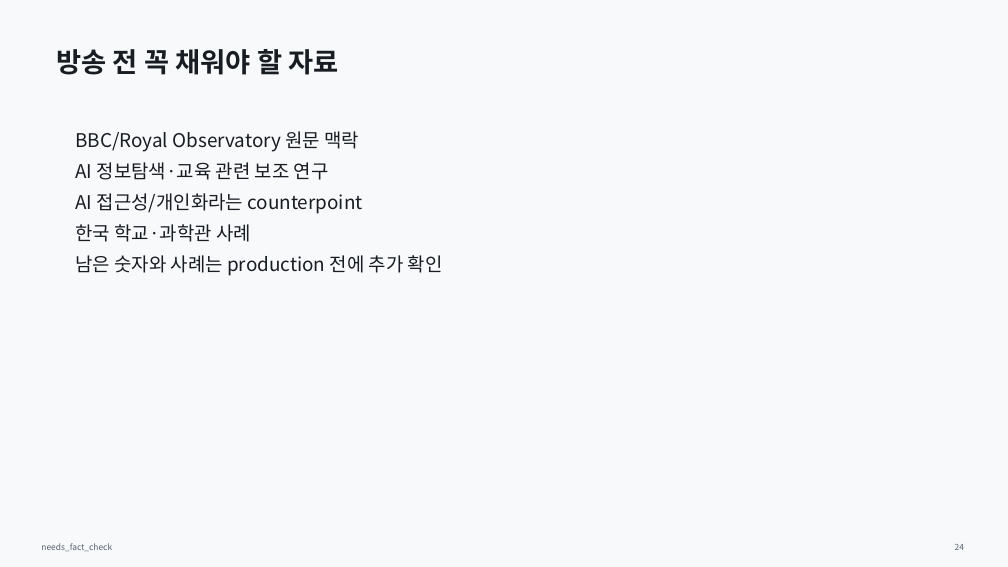
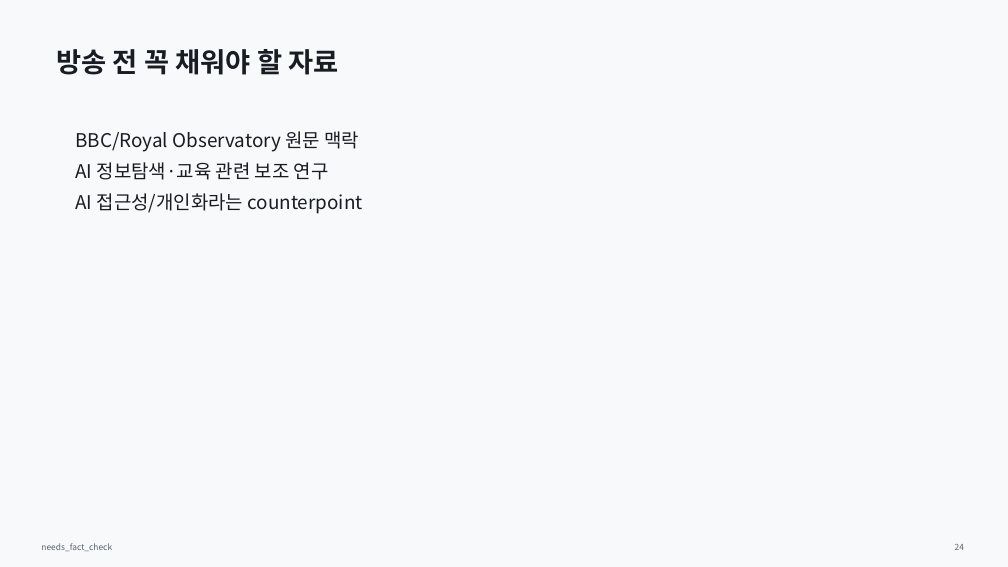
Before and after one commit to Rlearnchan/luddite, a slide deck: slide 24 of outputs/pptx/ai_knowledge_institution_draft.pptx. Drawn at 1008x567 pixels with LibreOffice and Linux fonts; fonts in the diff are those of the drawing. Boxes give left, top, right and bottom in pixels: in the first picture for what was removed or moved away, otherwise in the second. Text is boxed around its words. In the diff, an @@ line names an element or a change of style, - is before the commit and + after.

```diff
--- a/outputs/pptx/ai_knowledge_institution_draft.pptx
+++ b/outputs/pptx/ai_knowledge_institution_draft.pptx
@@ text at <box>75,224,443,276</box>: paragraphs removed @@
-한국 학교·과학관 사례
-남은 숫자와 사례는 production 전에 추가 확인
```
Also in this commit, not shown: 2 other slides changed, 8 other files.
